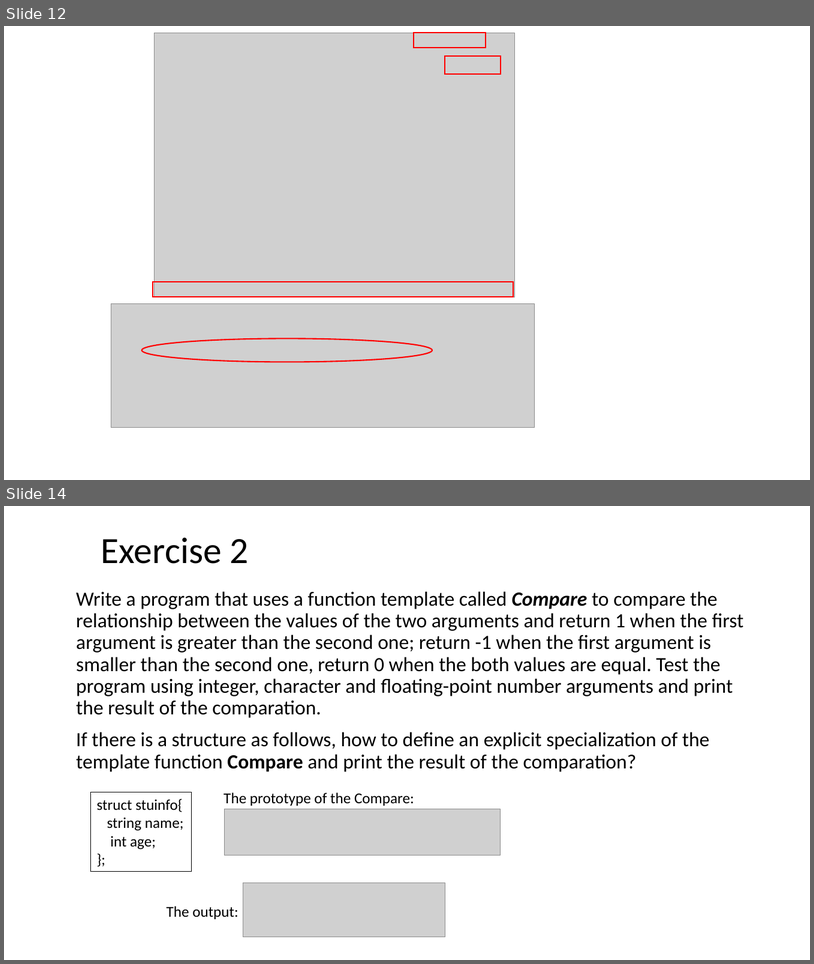
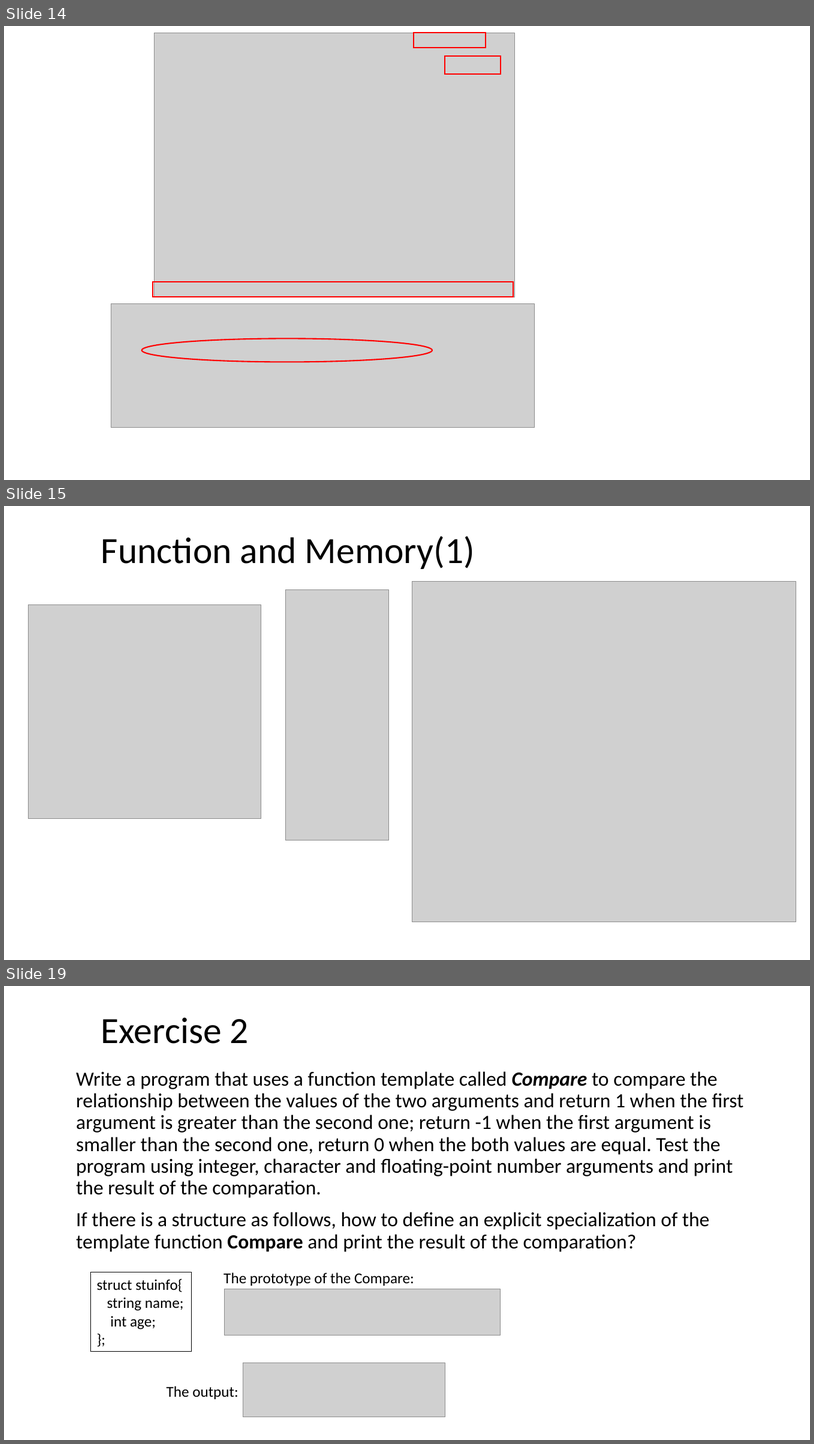
Before and after one commit to ShiqiYu/CPP, a slide deck: week07/Lab07.pptx. Shown one above the other, each under a label of ours: slides 12 and 14 before the commit, slides 14, 15 and 19 after it; the slides between them are not shown. The pictures are 814x964 and 814x1444 pixels, drawn with LibreOffice and Linux fonts; fonts in the diff are those of the drawing; grey boxes stand for pictures; background and template pictures are left out. Boxes give left, top, right and bottom in pixels: in the first picture for what was removed or moved away, otherwise in the second. Text is boxed around its words. In the diff, an @@ line names an element or a change of style, - is before the commit and + after.

```diff
--- a/week07/Lab07.pptx
+++ b/week07/Lab07.pptx
@@ slide 15 added at [4,506,810,960], background #FFFFFF @@
@@ title added at [101,536,475,569], 44 pt, text #000000 @@
+Function and Memory(1)
@@ picture added at [286,589,389,840] @@
@@ picture added at [413,581,797,922] @@
@@ picture added at [29,604,262,819] @@
@@ what was slide 12 is now slide 14 @@
@@ what was slide 14 is now slide 19 @@
```
Also in this commit, not shown: 3 slides changed, 4 other slides added, 3 other files.
